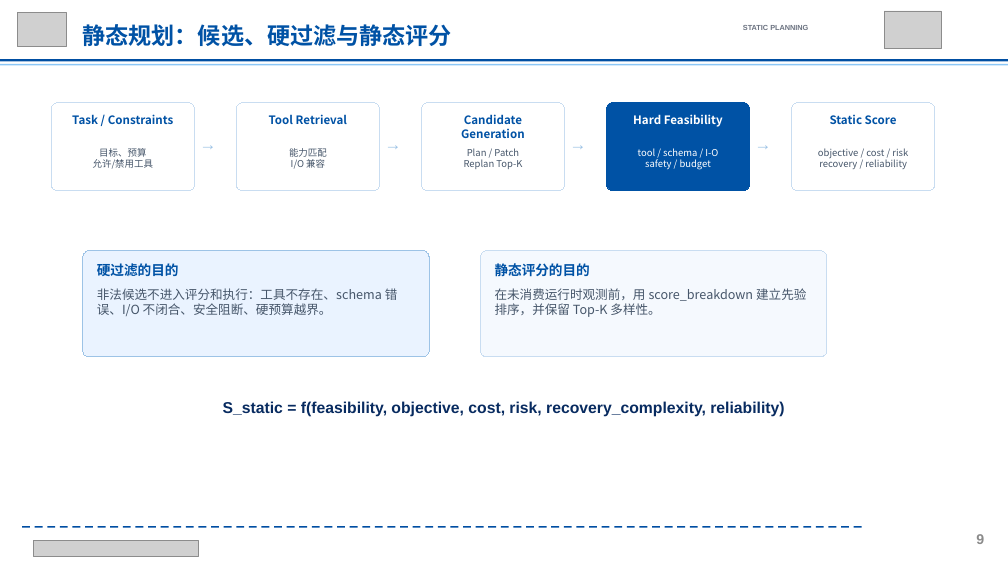
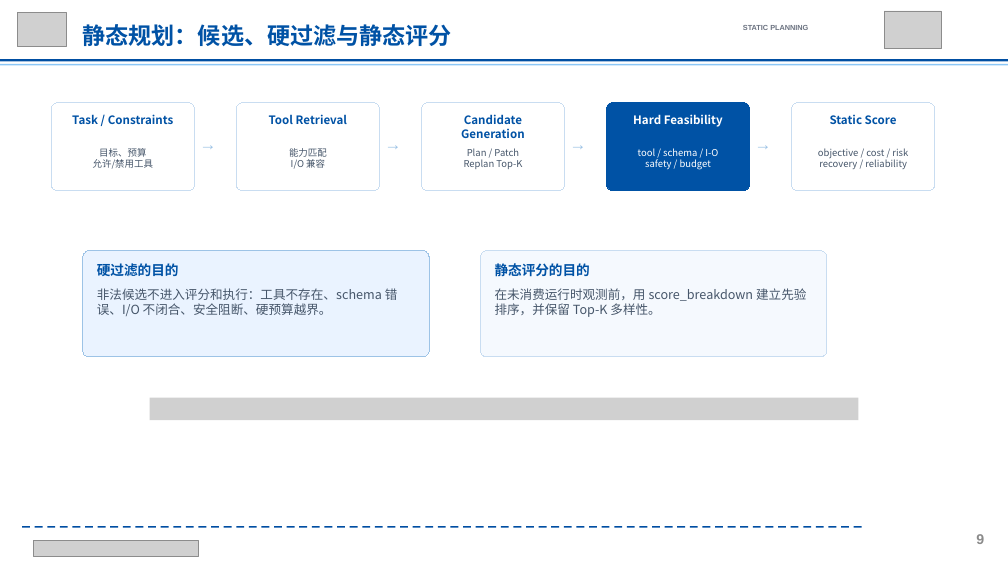
Before and after one commit to Yuri-Kon/thesis-project, a slide deck: slide 9 of ppt/finalterm/2022112879-郑彦文-毕业设计答辩.pptx. Drawn at 1008x567 pixels with LibreOffice and Linux fonts; fonts in the diff are those of the drawing; grey boxes stand for pictures. Boxes give left, top, right and bottom in pixels: in the first picture for what was removed or moved away, otherwise in the second. Text is boxed around its words. In the diff, an @@ line names an element or a change of style, - is before the commit and + after.

```diff
--- a/ppt/finalterm/2022112879-郑彦文-毕业设计答辩.pptx
+++ b/ppt/finalterm/2022112879-郑彦文-毕业设计答辩.pptx
@@ picture added at box(150, 398, 859, 420) @@
@@ text removed at box(223, 401, 784, 417) @@
-S_static = f(feasibility, objective, cost, risk, recovery_complexity, reliability)
```
Also in this commit, not shown: 5 other slides changed, 1 slide added, 1 other file.
